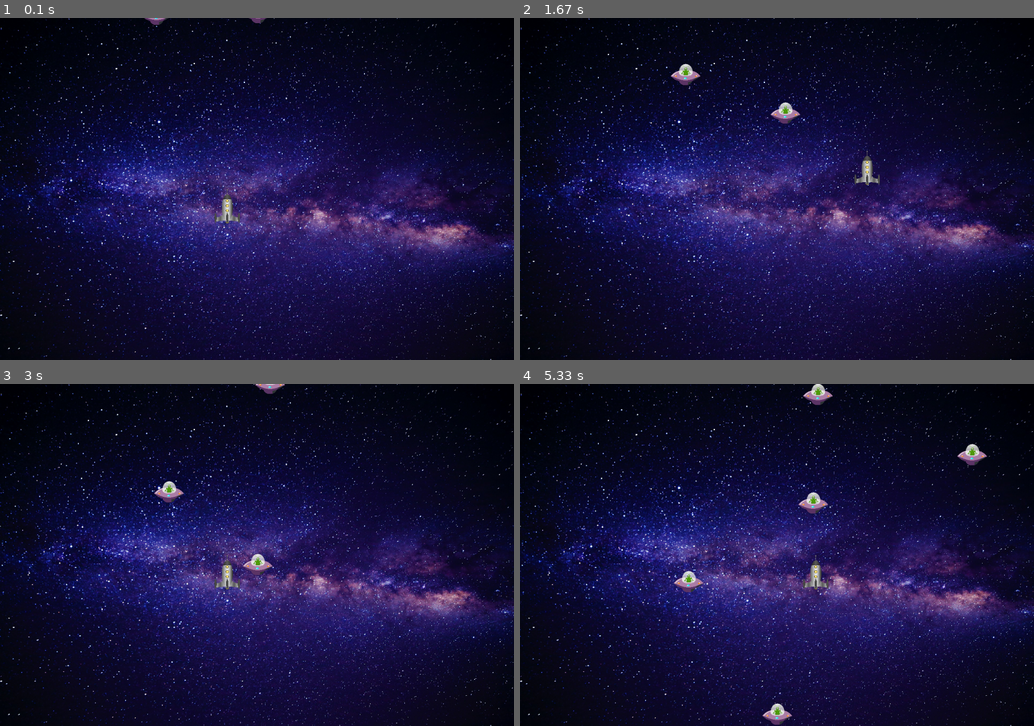
Above: before the commit, frames 1-4 (two rows, left to right).
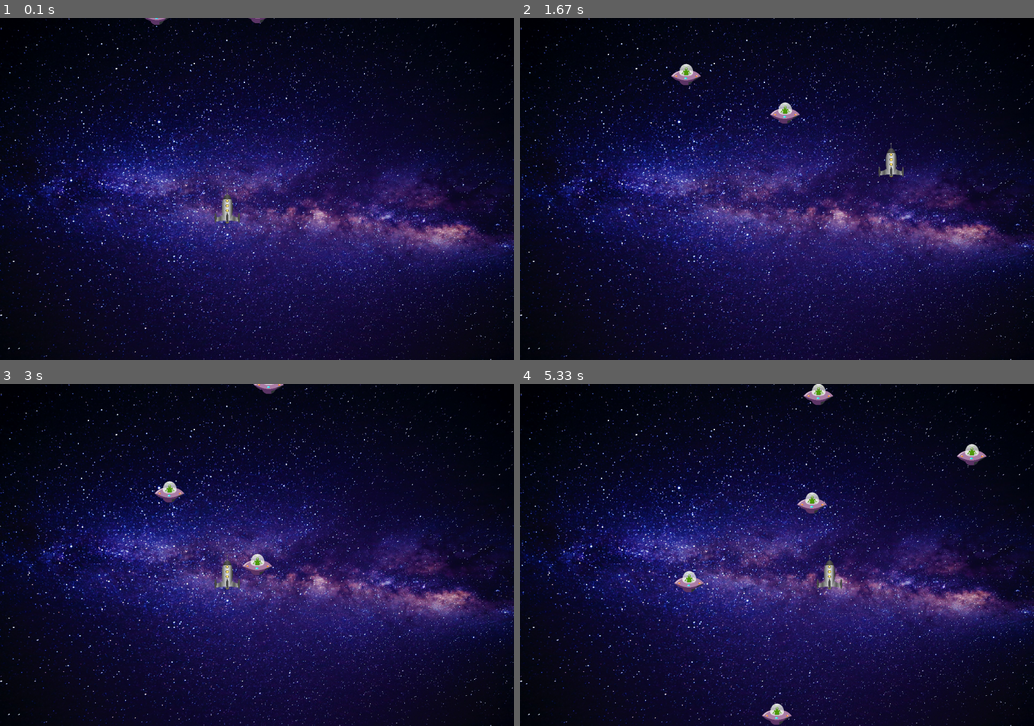
Above: after the commit, the same moments.

Repository: Pavel-Bylkov/shuter_pygame
Game: pygame game, started from main.py
The game is run twice, just before and just after one commit, with the same random seed, the same clock (stepped at 60 frames per second) and the same inputs.
Inputs:
- Up to frame 1 (0.1 s): no input
- Up to frame 2 (1.67 s): hold D 0.33-0.8 s; hold W 0.83-1.13 s; hold D 1.17-1.63 s
- Up to frame 3 (3 s): hold A 1.67-2.2 s; hold S 2.23-2.53 s; hold A 2.57-2.97 s
- Up to frame 4 (5.33 s): hold W 3-3.37 s; hold D 3.4-4.03 s; hold S 4.07-4.43 s; hold A 4.47-4.93 s; hold D from 4.97 s (still down)

The runs differ from the first frame. In frame 1, less than 0.1% of the frame differs, in the area x 28-52%, y 0-2%; in frame 2, 0.5%; in frame 3, 0.2%; in frame 4, 0.7%, in the area x 29-91%, y 0-100%.

Commit message:
update sprites

Diff:
--- a/main.py
+++ b/main.py
@@ -12,6 +12,7 @@
 class Hero(pg.sprite.Sprite):
     def __init__(self):
         super().__init__()
+        self.speed = 12
         self.image = pg.transform.scale(pg.image.load(img_hero), (60, 80))
         self.rect = self.image.get_rect()
         self.rect.x = 500
@@ -21,13 +22,13 @@
     def update(self):
         keys = pg.key.get_pressed()
         if keys[pg.K_w]:
-            self.rect.y -= 10
+            self.rect.y -= self.speed
         if keys[pg.K_s]:
-            self.rect.y += 10
+            self.rect.y += self.speed
         if keys[pg.K_a]:
-            self.rect.x -= 10
+            self.rect.x -= self.speed
         if keys[pg.K_d]:
-            self.rect.x += 10
+            self.rect.x += self.speed
 
     def reset(self, win):
         win.blit(self.image, (self.rect.x, self.rect.y))
@@ -68,9 +69,11 @@
 
 monsters = pg.sprite.Group()
 for k in range(5):
-    monsters.add(Enemy(x=random.randint(30, win_width - 30),
-                       y=random.randint(-500, -30),
-                       speed=random.randint(3, 7)))
+    monsters.add(
+        Enemy(x=random.randint(3, win_width // 10 - 3) * 10,
+              y=random.randint(-500, -30),
+              speed=random.randint(3, 7))
+    )
 
 
 
